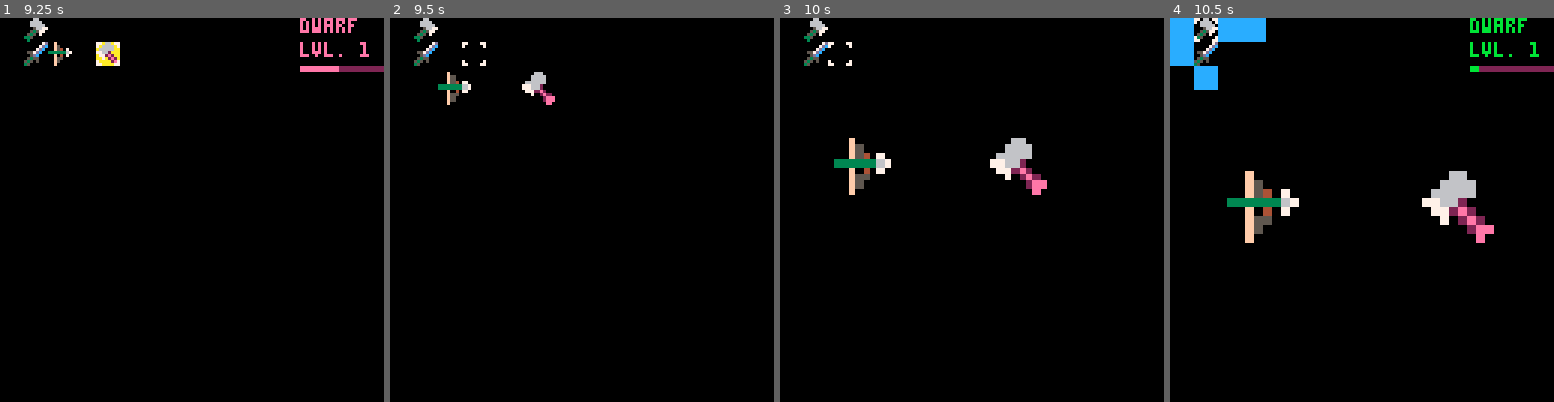
Above: before the commit, frames 1-4 (left to right).
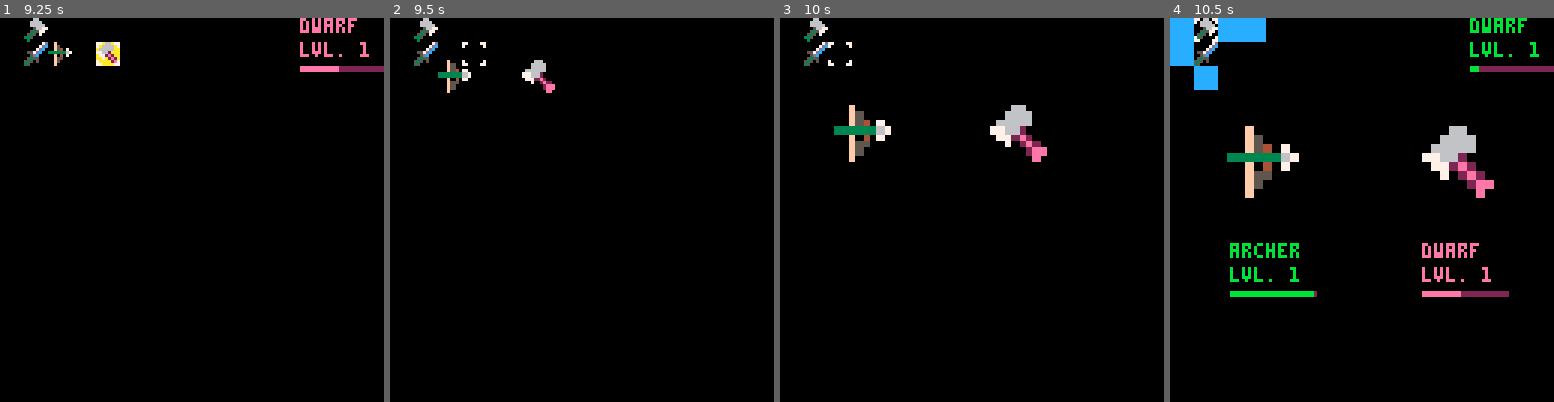
Above: after the commit, the same moments.

Repository: cstephen/PICO-8-Tactics
Game: PICO-8 cartridge tactics.p8
Two runs of this game, one before a commit and one after it. Both use one fixed random seed, a clock stepped at 60 frames per second and the inputs below.
Inputs:
- Up to frame 1 (9.25 s): tap O (Z key) at 0.33, 0.7, 1.43, 2.22, 3.1, 3.98, 4.87, 5.75, 6.63, 7.52, 8.4 s; hold Left 1.97-2.37 s; hold Down 2.42-2.82 s; hold Right 2.87-3.53 s; hold Up 3.58-4.08 s; hold Right 4.13-4.53 s; hold Down 4.58-5.08 s; hold Left 5.13-5.8 s; hold Up 5.85-6.18 s; hold Left 6.23-6.63 s; hold Down 6.68-7.08 s; hold Right 7.13-7.8 s; hold Up 7.85-8.35 s; hold Right 8.4-8.8 s; hold Down from 8.85 s (still down)
- Up to frame 2 (9.5 s): tap O (Z key) at 9.28 s; release Down at 9.35 s; hold Left from 9.4 s (still down)
- Up to frame 3 (10 s): keep holding Left
- Up to frame 4 (10.5 s): release Left at 10.07 s; hold Up 10.12-10.45 s; tap O (Z key) at 10.17 s

Frame 1 is identical in both runs. In frame 2, 1.0% of the frame differs, in the area x 12-43%, y 10-23%; in frame 3, 3.3%; in frame 4, 7.1%, in the area x 14-89%, y 28-73%.

Commit message:
Show each unit's stats on battle animation screen.

Diff:
--- a/tactics.p8
+++ b/tactics.p8
@@ -196,13 +196,47 @@
 function selectdraw()
   spr(255, select.y * 8, select.x * 8)
   if fg[select.x][select.y].sprite != 0 then
-    showstats(select.x, select.y)
+    unitpos = {
+      x = select.x,
+      y = select.y
+    }
+
+    screen = {
+      pos = {
+        x = 100,
+        y = 0
+      },
+      width = 28
+    }
+
+    showstats(unitpos, screen)
   end
 end
 
 function animate()
   if animation != nil then
     animation.frame += 1
+
+    if animation.frame > 30 and animation.frame < 116 then
+      friendlystats = {
+        pos = {
+          x = 20,
+          y = 75
+        },
+        width = 28
+      }
+      showstats(friendly, friendlystats)
+
+      enemystats = {
+        pos = {
+          x = 84,
+          y = 75
+        },
+        width = 28
+      }
+      showstats(enemy, enemystats)
+    end
+
     if animation.frame <= 30 then
       zoom(0, 1)
     elseif animation.frame > 60 and animation.frame <= 63 then
@@ -246,7 +280,7 @@
 
   animation.friendly.move = {
     x = (friendly.y * 8 + (((28 - friendly.y * 8) / 30) * progress)) - animation.friendly.size.x / 2 + 4,
-    y = (friendly.x * 8 + (((60 - friendly.x * 8) / 30) * progress)) - animation.friendly.size.y / 2 + 4
+    y = (friendly.x * 8 + (((45 - friendly.x * 8) / 30) * progress)) - animation.friendly.size.y / 2 + 4
   }
 
   animation.enemy.size = {
@@ -256,7 +290,7 @@
 
   animation.enemy.move = {
     x = (enemy.y * 8 + (((92 - enemy.y * 8) / 30) * progress)) - animation.enemy.size.x / 2 + 4,
-    y = (enemy.x * 8 + (((60 - enemy.x * 8) / 30) * progress)) - animation.enemy.size.y / 2 + 4
+    y = (enemy.x * 8 + (((45 - enemy.x * 8) / 30) * progress)) - animation.enemy.size.y / 2 + 4
   }
 end
 
@@ -267,13 +301,13 @@
   }
 end
 
-function showstats(x, y)
-  unit = fg[x][y]
-  print(unit.name, 100, 0, colors[unit.alignment])
-  print("lvl. 1", 100, 8, colors[unit.alignment])
-  health = unit.hp / unit.maxhp * 28
-  rect(100, 16, 100 + health, 17, colors[unit.alignment])
-  rect(100 + health, 16, 128, 17, 2)
+function showstats(unitpos, screen)
+  unit = fg[unitpos.x][unitpos.y]
+  print(unit.name, screen.pos.x, screen.pos.y, colors[unit.alignment])
+  print("lvl. 1", screen.pos.x, screen.pos.y + 8, colors[unit.alignment])
+  health = unit.hp / unit.maxhp * screen.width
+  rect(screen.pos.x, screen.pos.y + 16, screen.pos.x + health, screen.pos.y + 17, colors[unit.alignment])
+  rect(screen.pos.x + health, screen.pos.y + 16, screen.pos.x + screen.width, screen.pos.y + 17, 2)
 end
 
 function unit(base, alignment)
